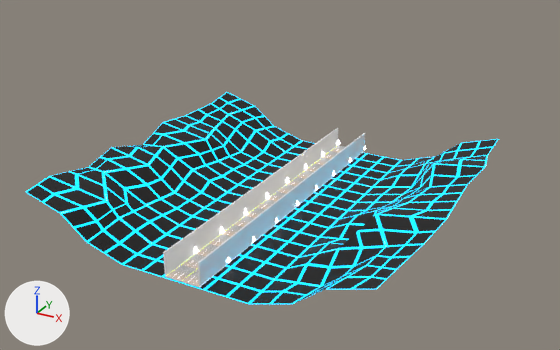
Renders of the FBX model Assets/FBX/Environment/Roads/RoadLevel2_var1.fbx from each side of a commit.
One viewpoint serves both versions: a camera (50 mm lens) standing at (397.0, -925.0, 398.0) and looking at (-39.0, -132.0, 1.0). The lights are fixed; the arrows at lower left show +X, +Y and +Z. Objects named as collision shapes, trigger or cutter boxes, shadow casters or lower levels of detail are left out. Where no turn or scale is listed for an object, it has been applied to the vertices.

The scene before the commit, as lines of its bpy script (objects in view):
```python
ob_roadlevel2_cldr = bpy.data.objects.new('RoadLevel2_cldr', me_cube_005)
ob_roadlevel2_cldr.location = (0.0, 0.0, 0.0)
ob_roadlevel2_cldr_walls = bpy.data.objects.new('RoadLevel2_cldr_walls', me_cube_011)
ob_roadlevel2_cldr_walls.location = (0.0, 0.0, 0.0)
ob_roadlevel2_var1 = bpy.data.objects.new('RoadLevel2_var1', me_plane_003)
ob_roadlevel2_var1.location = (0.0, 0.0, 0.0)
ob_roadlevel2_var1_gr = bpy.data.objects.new('RoadLevel2_var1_GR', me_plane_005)
ob_roadlevel2_var1_gr.location = (0.0, 0.0, 0.0)
# me_cube_005
# before: 0 (-19.0, -400.0, -2.0) at pixel (166, 277), 1 (-19.0, -400.0, 0.0) at pixel (166, 275), 2 (-19.0, 0.0, -2.0) at pixel (337, 146), 3 (-19.0, 0.0, 0.0) at pixel (337, 145), 4 (19.0, -400.0, -2.0) at pixel (198, 287)
# before: 5 (19.0, -400.0, 0.0) at pixel (198, 285), 6 (19.0, 0.0, -2.0) at pixel (363, 151), 7 (19.0, 0.0, 0.0) at pixel (363, 150)
```
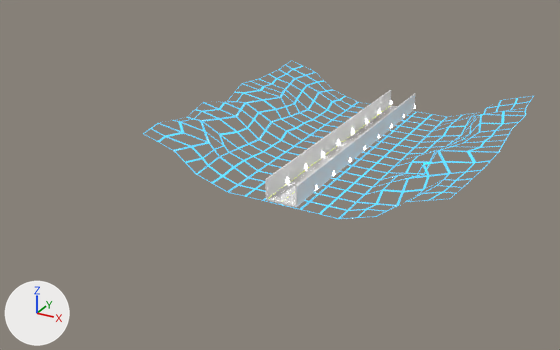
Pixel boxes [x1, y1, x2, y2] of what changed, in the pictures (560 x 350 px):
'RoadLevel2_var1', deleted
    before: [26, 92, 499, 304]
'RoadLevel2_cldr_walls', reshaped (25% narrower, 26% shorter)
    before: [163, 128, 365, 286]
    after: [265, 90, 416, 206]
'RoadLevel2_cldr', reshaped
    before: [166, 164, 322, 287]
    after: [267, 105, 398, 207]
'RoadLevel2_var1_GR', mesh moved
    before: [194, 139, 367, 262]
    after: [286, 100, 416, 190]
'RoadLevel2_var1_LOD0', added
    after: [174, 95, 505, 206]
part 1 of me_cube_011, rebuilt (28% narrower, 26% shorter)
    before: [198, 133, 365, 286]
    after: [296, 93, 416, 206]
part 2 of me_cube_011, rebuilt (28% narrower, 26% shorter)
    before: [163, 128, 338, 275]
    after: [265, 90, 391, 199]
part 3 of me_cube_005, deleted
    before: [166, 164, 322, 287]
part 4 of me_cube_005, added
    after: [267, 105, 398, 207]

Edits to the bpy script that builds the scene:
```text
Change mat_retrouniversal:
    add n5 = _N.new('ShaderNodeTexImage'); n5.name = 'Image Texture.003'
    add n5.image = img_retroatlas_maingame_png
    where n0 = _N.new('ShaderNodeBsdfPrincipled'); n0.name = 'Principled BSDF'
    add _L.new(n5.outputs[0], n0.inputs[4])  # 'Color' to 'Alpha'
Change me_cube_005:
    used by ob_roadlevel2_cldr; location = (0.0, 0.0, 0.0)
    verts and faces of me_cube_005; kept vertices keep their numbers, new ones are numbered from 8
    remove me_cube_005.from_pydata(...)  # 8 vertices, 6 faces; spans x -19.0..19.0, y -400.0..0.0, z -2.0..0.0
    add me_cube_005.from_pydata(...)  # 12 vertices, 10 faces; spans x -19.0..19.0, y -200.0..200.0, z -2.0..0.0
    me_cube_005 part 3
    add delete_vertices([*range(0, 8)])  # with the faces that use them
    me_cube_005 part 4
    6 vertices are added at (-19.0, -200.0, -2.0), (-19.0, -200.0, 0.0), (-19.0, 200.0, -2.0), (-19.0, 200.0, 0.0), (-19.0, 198.0, 0.0), (-19.0, 198.0, -2.0)
    6 new vertices lie (38.0, 0.0, 0.0) away from vertices in x -19.0, y -200.0..200.0, z -2.0..0.0
    10 new faces join them
Change me_cube_011:
    used by ob_roadlevel2_cldr_walls; location = (0.0, 0.0, 0.0)
    remove me_cube_011.from_pydata(...)  # 16 vertices, 12 faces; spans x -21.0..21.0, y -400.0..0.0, z 0.0..26.0
    add me_cube_011.from_pydata(...)  # 24 vertices, 20 faces; spans x -21.0..21.0, y -200.0..200.0, z 0.0..26.0
    me_cube_011 part 1: the loose piece of 8 vertices spanning x 19.0..21.0, y -400.0..0.0, z 0.0..26.0 is rebuilt with 12 vertices and now spans x 19.0..21.0, y -200.0..200.0, z 0.0..26.0
    me_cube_011 part 2: the loose piece of 8 vertices spanning x -21.0..-19.0, y -400.0..0.0, z 0.0..26.0 is rebuilt with 12 vertices and now spans x -21.0..-19.0, y -200.0..200.0, z 0.0..26.0
Change me_plane_005:
    where me_plane_005.from_pydata(...)  # 128 vertices, 96 faces; spans x -23.0..23.0, y -352.0..2.0, z 2.0..9.0
    used by ob_roadlevel2_var1_gr; location = (0.0, 0.0, 0.0)
    me_plane_005 part 5: the whole mesh is moved by (0.0, 200.0, 0.0)
Add me_plane_020:
    me_plane_020.from_pydata(...)  # 1869 vertices, 1296 faces; spans x -213.0..213.0, y -200.0..200.0, z -4.0..53.0
    me_plane_020.materials.append(mat_retrouniversal)
Remove ob_roadlevel2_var1:
    ob_roadlevel2_var1 = bpy.data.objects.new('RoadLevel2_var1', me_plane_003)
    ob_roadlevel2_var1.location = (0.0, 0.0, 0.0)
Add ob_roadlevel2_var1_lod0:
    ob_roadlevel2_var1_lod0 = bpy.data.objects.new('RoadLevel2_var1_LOD0', me_plane_020)
    ob_roadlevel2_var1_lod0.location = (0.0, 0.0, 0.0)
```
